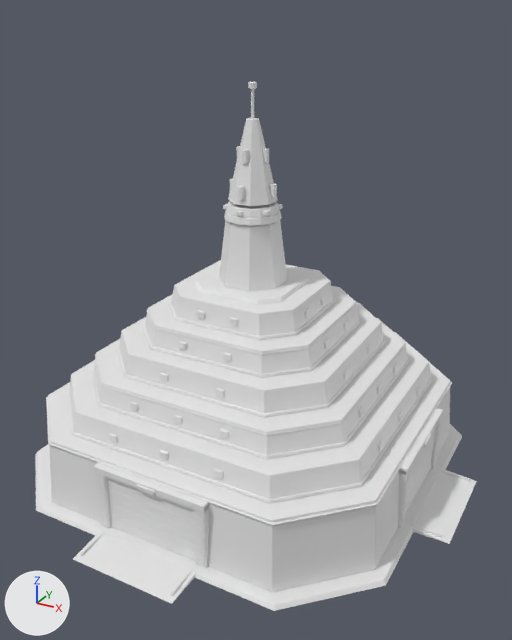
What one commit did to the glTF model art/units/hq_t4.glb.
One viewpoint serves both versions: a camera (50 mm lens) standing at (48.8, -87.8, 66.9) and looking at (2.0, -2.8, 24.4). Every picture has the same lights, and +X, +Y and +Z are marked at lower left. The first picture is the older version. Vertices at exactly the same position are counted once.

The older version as bpy lines, for what is in view:
```python
me_piece = bpy.data.meshes.new('piece')
me_piece.from_pydata(...)  # 5156 vertices, 9544 faces; spans x -35.0..35.0, y -35.0..35.0, z 0.0..57.8
ob_hq_t4 = bpy.data.objects.new('hq_t4', me_piece)
ob_hq_t4.location = (0.0, 0.0, 0.0)
```
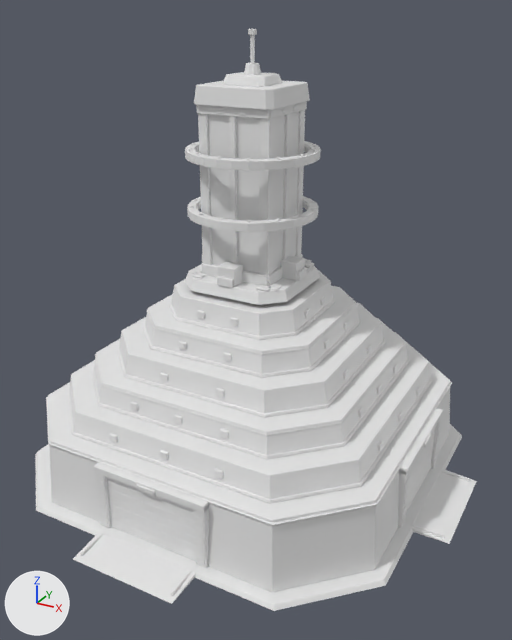
Pixel boxes [x1, y1, x2, y2] of what changed, in the pictures (512 x 640 px; the box of a moved part takes in the faces that stretch with it):
'hq_t4', reshaped (10% taller): before [35, 82, 477, 611]; after [35, 29, 477, 611]
part 1 of me_piece, added: after [185, 259, 320, 305]
part 2 of me_piece, moved or reshaped: before [238, 186, 245, 200]; after [217, 262, 243, 287]
part 3 of me_piece, moved or reshaped: before [236, 210, 243, 216]; after [217, 276, 233, 288]
part 4 of me_piece, moved or reshaped: before [223, 204, 228, 210]; after [191, 273, 206, 278]
part 5 of me_piece, moved or reshaped: before [263, 210, 271, 216]; after [256, 285, 271, 292]
part 6 of me_piece, moved or reshaped: before [270, 184, 277, 198]; after [281, 256, 305, 280]
part 7 of me_piece, moved or reshaped: before [278, 204, 283, 210]; after [297, 268, 307, 281]
part 8 of me_piece, moved or reshaped (not visible before): after [269, 284, 282, 291]
part 9 of me_piece, moved or reshaped (not visible before): after [304, 262, 314, 268]
part 10 of me_piece, moved or reshaped: before [242, 149, 249, 164]; after [189, 269, 202, 274]
part 11 of me_piece, moved or reshaped (not visible afterwards): before [263, 148, 269, 163]
part 12 of me_piece, moved or reshaped: before [251, 89, 254, 119]; after [250, 35, 255, 63]
part 13 of me_piece, moved or reshaped: before [248, 82, 257, 89]; after [248, 29, 257, 35]
part 14 of me_piece, rebuilt: before [219, 220, 287, 291]; after [208, 111, 299, 273]
part 15 of me_piece, deleted: before [224, 210, 282, 226]
part 16 of me_piece, deleted: before [226, 201, 280, 218]
part 17 of me_piece, deleted: before [228, 118, 278, 206]
part 18 of me_piece, added: after [185, 63, 321, 286]

The change, as a diff of the scene's bpy script:
```diff
--- a/art/units/hq_t4.glb.py
+++ b/art/units/hq_t4.glb.py
@@ me_piece @@
 # used by ob_hq_t4; location = (0.0, 0.0, 0.0)
-me_piece.from_pydata(...)  # 5156 vertices, 9544 faces; spans x -35.0..35.0, y -35.0..35.0, z 0.0..57.8
+me_piece.from_pydata(...)  # 8744 vertices, 16852 faces; spans x -35.0..35.0, y -35.0..35.0, z 0.0..64.4
+# me_piece part 1: the loose piece of 48 vertices spanning x -10.5..10.5, y -10.5..10.5, z 25.4..29.0 is copied, and the copy is scaled about its middle by (0.813, 0.813, 0.435), then moved by (0.0, 0.0, 3.2); it spans x -8.6..8.6, y -8.6..8.6, z 29.6..31.2
+# me_piece part 2: the loose piece of 24 vertices spanning x -0.3..0.3, y -3.7..-3.0, z 42.5..44.3 is scaled about its middle by (4.3, 3.67, 1.46), then moved by (0.0, -3.3, -10.9)
+# me_piece part 3: the loose piece of 24 vertices spanning x -0.4..0.4, y -4.2..-3.2, z 40.4..41.0 is scaled about its middle by (2.79, 0.522, 2.12), then moved by (0.0, -4.4, -8.9)
+# me_piece part 4: the loose piece of 24 vertices spanning x -3.7..-2.8, y -2.3..-1.4, z 40.4..41.0 is scaled about its middle by (2.08, 1.6, 0.349), then moved by (-2.2, -4.7, -9.4)
+# me_piece part 5: the loose piece of 24 vertices spanning x 2.8..3.7, y -2.3..-1.4, z 40.4..41.0 is scaled about its middle by (2.08, 1.6, 0.349), then moved by (2.2, -4.7, -9.4)
+# me_piece part 6: the loose piece of 24 vertices spanning x 3.0..3.7, y -0.3..0.3, z 42.5..44.3 is scaled about its middle by (3.67, 4.3, 1.46), then moved by (3.3, 0.0, -10.9)
+# me_piece part 7: the loose piece of 24 vertices spanning x 2.8..3.7, y 1.4..2.3, z 40.4..41.0 is scaled about its middle by (0.522, 2.79, 2.12), then moved by (4.8, -1.8, -8.9)
+# me_piece part 8: the loose piece of 24 vertices spanning x -0.4..0.4, y 3.2..4.2, z 40.4..41.0 is scaled about its middle by (1.6, 2.08, 0.349), then moved by (6.5, -9.1, -9.4)
+# me_piece part 9: the loose piece of 24 vertices spanning x -0.3..0.3, y 3.0..3.7, z 42.5..44.3 is scaled about its middle by (2.1, 2.73, 0.106), then moved by (6.5, 2.1, -12.1)
+# me_piece part 10: the loose piece of 24 vertices spanning x -0.3..0.3, y -2.5..-1.8, z 47.3..49.1 is scaled about its middle by (2.1, 2.73, 0.106), then moved by (-6.5, -3.3, -16.9)
+# me_piece part 11: the loose piece of 24 vertices spanning x 1.8..2.5, y -0.3..0.3, z 47.3..49.1 is scaled about its middle by (4.3, 3.67, 1.46), then moved by (-2.1, 6.6, -15.7)
+# me_piece part 12: the loose piece of 36 vertices spanning x -0.2..0.2, y -0.2..0.2, z 53.0..57.0 is scaled about its middle by (1.23, 1.23, 0.873), then moved by (0.0, 0.0, 7.0)
+# me_piece part 13: the loose piece of 48 vertices spanning x -0.6..0.6, y -0.6..0.6, z 57.0..57.8 is moved by (0.0, 0.0, 6.7)
+# me_piece part 14: the loose piece of 48 vertices spanning x -4.8..4.8, y -4.8..4.8, z 29.6..38.9 is rebuilt with 24 vertices and now spans x -5.1..5.1, y -5.1..5.1, z 31.2..55.2
+# me_piece part 15: the loose piece of 64 vertices spanning x -4.2..4.2, y -4.2..4.2, z 39.1..40.1 is deleted
+# me_piece part 16: the loose piece of 64 vertices spanning x -3.9..3.9, y -3.9..3.9, z 40.1..41.3 is deleted
+# me_piece part 17: the loose piece of 48 vertices spanning x -3.3..3.3, y -3.3..3.3, z 41.7..53.0 is deleted
+# me_piece part 18: 3428 vertices added at x -9.4..9.4, y -9.4..9.4, z 31.2..60.2
+# other edits to the shape of me_piece do not show in these pictures
```
